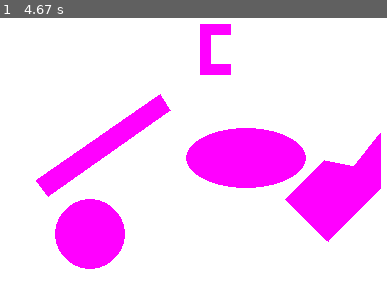
Above: before the commit, frame 1.
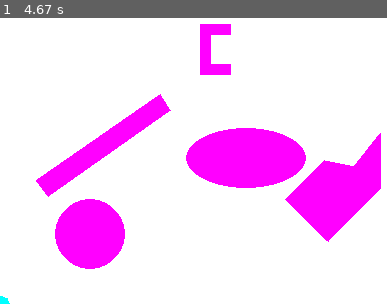
Above: after the commit, the same moment.

Repository: DrKraig/Planning-Algorithms
Game: pygame game, started from Project2/AnimationDijkstra.py
The game is run twice, just before and just after one commit, with the same random seed, the same clock (stepped at 60 frames per second) and the same inputs.
Inputs:
- Up to frame 1 (4.67 s): no input

The runs differ from the first frame. In frame 1, less than 0.1% of the frame differs, in the area x 0-3%, y 97-100%.

Commit message:
Added generateGraph method

Diff:
--- a/Project2/AnimationDijkstra.py
+++ b/Project2/AnimationDijkstra.py
@@ -59,6 +59,24 @@
             neighbours[tuple([i-1, j+1])] = 1.41
 
         return neighbours
+
+    def generateGraph(self,):
+        #Make background White
+        gridDisplay.fill(WHITE)
+
+        pygame.draw.circle(gridDisplay, MAGENTA, [90,HEIGHT - 70], 35)
+        pygame.draw.ellipse(gridDisplay, MAGENTA, [186, HEIGHT - 176, 120, 60], 0)
+
+        #Weird Shape
+        pygame.draw.polygon(gridDisplay, MAGENTA, [(285, HEIGHT - 105), (324, HEIGHT -144), (354, HEIGHT -138),(380,HEIGHT -171), (380,HEIGHT -116),(328,HEIGHT -63)])
+
+        #Roatated Rect
+        pygame.draw.polygon(gridDisplay, MAGENTA, [(36, HEIGHT - 124), (160, HEIGHT -210), (170, HEIGHT -194),(48,HEIGHT -108)])
+
+        #Broken Rect
+        pygame.draw.polygon(gridDisplay, MAGENTA, [(200, HEIGHT - 280), (230, HEIGHT -280), (230, HEIGHT -270),(200,HEIGHT -270)])
+        pygame.draw.polygon(gridDisplay, MAGENTA, [(200, HEIGHT - 270), (210, HEIGHT -270), (210, HEIGHT -240),(200,HEIGHT -240)])
+        pygame.draw.polygon(gridDisplay, MAGENTA, [(200, HEIGHT - 240), (230, HEIGHT -240), (230, HEIGHT -230),(200,HEIGHT -230)])
 
     def performDijkstra(self, start, end):
 
@@ -159,11 +177,11 @@
 # i2 = int(input("Enter the ith coordiante of the ending point: "))
 # j2 = int(input("Enter the jth coordiante of the ending point: "))
 
-x1 = 420
-y1 = 120
-
-x2 = 400
-y2 = 0
+x1 = 0
+y1 = 0
+
+x2 = 100
+y2 = 10
 
 pygame.init()
 gridDisplay = pygame.display.set_mode((WIDTH, HEIGHT))
@@ -174,22 +192,8 @@
 #Create Grid
 grid = [[0 for j in range(HEIGHT)] for i in range(WIDTH)]
 
-#Make background White
-gridDisplay.fill(WHITE)
-
-pygame.draw.circle(gridDisplay, MAGENTA, [90,HEIGHT - 70], 35)
-pygame.draw.ellipse(gridDisplay, MAGENTA, [186, HEIGHT - 176, 120, 60], 0)
-
-#Weird Shape
-pygame.draw.polygon(gridDisplay, MAGENTA, [(285, HEIGHT - 105), (324, HEIGHT -144), (354, HEIGHT -138),(380,HEIGHT -171), (380,HEIGHT -116),(328,HEIGHT -63)])
-
-#Roatated Rect
-pygame.draw.polygon(gridDisplay, MAGENTA, [(36, HEIGHT - 124), (160, HEIGHT -210), (170, HEIGHT -194),(48,HEIGHT -108)])
-
-#Broken Rect
-pygame.draw.polygon(gridDisplay, MAGENTA, [(200, HEIGHT - 280), (230, HEIGHT -280), (230, HEIGHT -270),(200,HEIGHT -270)])
-pygame.draw.polygon(gridDisplay, MAGENTA, [(200, HEIGHT - 270), (210, HEIGHT -270), (210, HEIGHT -240),(200,HEIGHT -240)])
-pygame.draw.polygon(gridDisplay, MAGENTA, [(200, HEIGHT - 240), (230, HEIGHT -240), (230, HEIGHT -230),(200,HEIGHT -230)])
+canvas = Graph()
+canvas.generateGraph()
 
 #Algorithm Driver
 start = Node(x1,y1)
